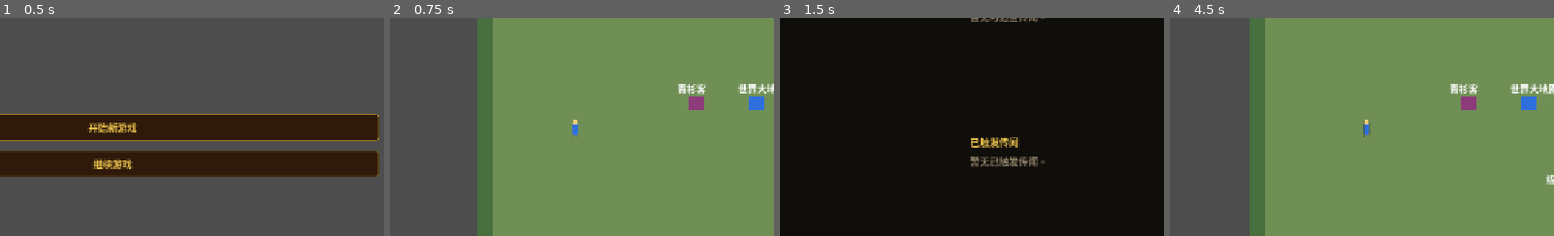
Above: before the commit, frames 1-4 (left to right).
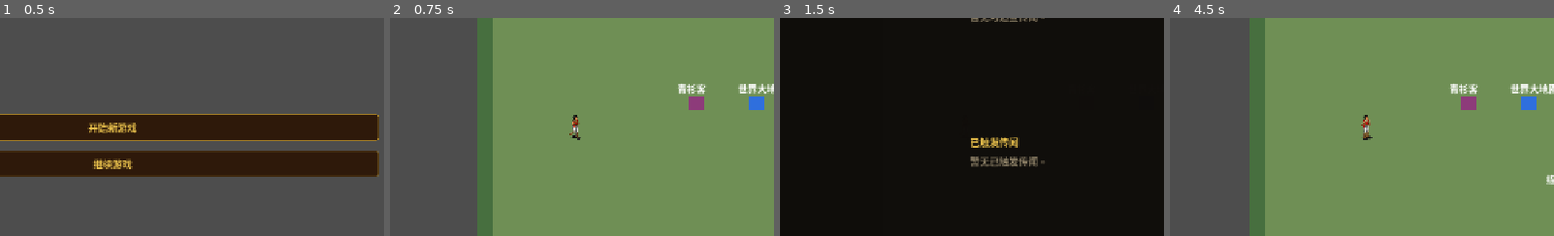
Above: after the commit, the same moments.

Repository: zhangyebo1991/liangyusheng-qunxiazhuan
Game: Godot game, scene res://scenes/boot.tscn
Two runs of this game, one before a commit and one after it. Both use one fixed random seed, a clock stepped at 60 frames per second and the inputs below.
Inputs (mouse positions are % of the whole screen's width and height, from its top left):
- Up to frame 1 (0.5 s): no input
- Up to frame 2 (0.75 s): click "开始新游戏" at 0.5 s
- Up to frame 3 (1.5 s): click "记事" at 1.25 s
- Up to frame 4 (4.5 s): click "技能树" at 2 s; click "心法" at 2.75 s; click "关闭" at 3.5 s; tap Enter (confirm) at 4.25 s; move the mouse to (73, 44) at 4.27 s; hold D (move_right) from 4.28 s (still down); hold Enter (confirm) from 4.28 s (still down); click (73, 44) at 4.42 s
The pictures show only the part of the screen within x 25-75%, y 25-75%; the shares and areas given below are measured in that part.

Frame 1 is identical in both runs. In frame 2, 0.2% of the frame differs, in the area x 46-50%, y 44-56%; in frame 3, less than 0.1%; in frame 4, 0.2%, in the area x 49-53%, y 44-56%.

Commit message:
feat: 接入主角四斜方向行走动画

Diff:
--- a/scripts/scenes/player_controller.gd
+++ b/scripts/scenes/player_controller.gd
@@ -4,12 +4,20 @@
 signal position_changed(position: Vector2)
 
 const SimpleSpriteFactory = preload("res://scripts/scenes/simple_sprite_factory.gd")
+const CharacterSpriteLoader = preload("res://scripts/scenes/character_sprite_loader.gd")
+
+const CHARACTER_ID := "hero_yun"
+const WALK_ACTION := "walk"
 
 @export var speed: float = 160.0
 
-var facing: String = "down"
+var facing: String = "down_right"
+var facing_horizontal: String = "right"
+var facing_vertical: String = "down"
+var cardinal_facing: String = "down"
 var current_interactable = null
 var sprite: AnimatedSprite2D
+var _uses_diagonal_character_frames := false
 
 # 自动寻路变量
 var target_path: Array[Vector2] = []
@@ -18,8 +26,16 @@
 
 func _ready() -> void:
 	sprite = AnimatedSprite2D.new()
-	sprite.sprite_frames = SimpleSpriteFactory.create_frames(Color("#2f6fdd"), Color("#f1d37b"))
-	sprite.animation = "idle_down"
+	var loaded_frames: SpriteFrames = CharacterSpriteLoader.create_walk_frames(CHARACTER_ID, WALK_ACTION)
+	if loaded_frames == null:
+		_uses_diagonal_character_frames = false
+		sprite.sprite_frames = SimpleSpriteFactory.create_frames(Color("#2f6fdd"), Color("#f1d37b"))
+		sprite.animation = "idle_down"
+	else:
+		_uses_diagonal_character_frames = true
+		sprite.sprite_frames = loaded_frames
+		sprite.animation = get_walk_animation_name()
+		sprite.frame = 0
 	add_child(sprite)
 
 	var shape = CollisionShape2D.new()
@@ -85,16 +101,57 @@
 func set_current_interactable(target) -> void:
 	current_interactable = target
 
+func get_facing_direction() -> String:
+	return "%s_%s" % [facing_vertical, facing_horizontal]
+
+func get_walk_animation_name() -> String:
+	return "%s_%s" % [WALK_ACTION, get_facing_direction()]
+
 func _update_facing(input_vector: Vector2) -> void:
 	if input_vector == Vector2.ZERO:
 		return
-	if absf(input_vector.x) > absf(input_vector.y):
-		facing = "right" if input_vector.x > 0.0 else "left"
-	else:
-		facing = "down" if input_vector.y > 0.0 else "up"
+
+	if input_vector.x > 0.0:
+		facing_horizontal = "right"
+	elif input_vector.x < 0.0:
+		facing_horizontal = "left"
+
+	if input_vector.y > 0.0:
+		facing_vertical = "down"
+	elif input_vector.y < 0.0:
+		facing_vertical = "up"
+
+	facing = get_facing_direction()
+	cardinal_facing = _resolve_cardinal_facing(input_vector)
 
 func _update_animation(input_vector: Vector2) -> void:
+	if sprite == null:
+		return
+
+	if _uses_diagonal_character_frames:
+		_update_diagonal_animation(input_vector)
+		return
+
 	var prefix = "idle" if input_vector == Vector2.ZERO else "walk"
-	var next_animation = "%s_%s" % [prefix, facing]
+	var next_animation = "%s_%s" % [prefix, cardinal_facing]
 	if sprite.animation != next_animation:
 		sprite.play(next_animation)
+
+func _update_diagonal_animation(input_vector: Vector2) -> void:
+	var next_animation := get_walk_animation_name()
+	if input_vector == Vector2.ZERO:
+		if sprite.animation != next_animation:
+			sprite.animation = next_animation
+		sprite.stop()
+		sprite.frame = 0
+		return
+
+	if sprite.animation != next_animation or not sprite.is_playing():
+		sprite.play(next_animation)
+
+func _resolve_cardinal_facing(input_vector: Vector2) -> String:
+	if absf(input_vector.x) > absf(input_vector.y):
+		return "right" if input_vector.x > 0.0 else "left"
+	return "down" if input_vector.y > 0.0 else "up"
+
+# TODO: 后续补齐 8 方向素材后，把当前四斜方向临时方案改成完整 8 方向朝向系统。
--- a/tests/run_tests.gd
+++ b/tests/run_tests.gd
@@ -72,6 +72,7 @@
 const TestGrowthManagerScript = preload("res://tests/test_growth_manager.gd")
 const TestGameStateGrowthScript = preload("res://tests/test_game_state_growth.gd")
 const TestCharacterSpriteLoaderScript = preload("res://tests/test_character_sprite_loader.gd")
+const TestPlayerDiagonalAnimationScript = preload("res://tests/test_player_diagonal_animation.gd")
 
 func _initialize() -> void:
 	# _initialize 阶段 root 尚未进入树；deferred 后执行可让依赖 SceneTree 的测试稳定运行。
@@ -151,6 +152,7 @@
 		TestGrowthManagerScript.new(),
 		TestGameStateGrowthScript.new(),
 		TestCharacterSpriteLoaderScript.new(),
+		TestPlayerDiagonalAnimationScript.new(),
 	]
 
 	for suite in suites:
--- /dev/null
+++ b/tests/test_player_diagonal_animation.gd
@@ -0,0 +1,72 @@
+extends RefCounted
+
+const PlayerControllerScript = preload("res://scripts/scenes/player_controller.gd")
+
+func run(assertions) -> void:
+	var methods := _collect_method_names(PlayerControllerScript)
+	for method_name in ["get_facing_direction", "get_walk_animation_name", "_update_facing", "_update_animation"]:
+		assertions.assert_true(methods.has(method_name), "PlayerController 应含方法 %s" % method_name)
+
+	if not methods.has("get_facing_direction") or not methods.has("get_walk_animation_name"):
+		return
+
+	_assert_direction_state(assertions)
+	_assert_diagonal_animation_stop(assertions)
+
+func _assert_direction_state(assertions) -> void:
+	var player = PlayerControllerScript.new()
+	assertions.assert_eq(player.get_facing_direction(), "down_right", "主角默认应面向右下")
+	assertions.assert_eq(player.get_walk_animation_name(), "walk_down_right", "默认行走动画应为右下")
+
+	player._update_facing(Vector2(0, -1))
+	assertions.assert_eq(player.get_facing_direction(), "up_right", "默认右下时按上应变为右上")
+	assertions.assert_eq(player.get_walk_animation_name(), "walk_up_right", "按上后行走动画应为右上")
+
+	player._update_facing(Vector2(-1, 0))
+	assertions.assert_eq(player.get_facing_direction(), "up_left", "右上后按左应变为左上")
+	assertions.assert_eq(player.get_walk_animation_name(), "walk_up_left", "按左后行走动画应为左上")
+
+	player._update_facing(Vector2(1, 1))
+	assertions.assert_eq(player.get_facing_direction(), "down_right", "输入右下应回到右下")
+	assertions.assert_eq(player.get_walk_animation_name(), "walk_down_right", "右下输入后行走动画应为右下")
+	player.free()
+
+func _assert_diagonal_animation_stop(assertions) -> void:
+	var player = PlayerControllerScript.new()
+	player.sprite = AnimatedSprite2D.new()
+	player.sprite.sprite_frames = _make_test_frames()
+	player._uses_diagonal_character_frames = true
+
+	player._update_facing(Vector2(0, -1))
+	player._update_animation(Vector2(0, -1))
+	assertions.assert_eq(player.sprite.animation, "walk_up_right", "移动时应播放当前斜方向动画")
+	assertions.assert_true(player.sprite.is_playing(), "移动时斜方向动画应播放")
+
+	player._update_animation(Vector2.ZERO)
+	assertions.assert_eq(player.sprite.animation, "walk_up_right", "静止时应保持当前斜方向动画")
+	assertions.assert_eq(player.sprite.frame, 0, "静止时应停在第 0 帧")
+	assertions.assert_false(player.sprite.is_playing(), "静止时斜方向动画应停止")
+	player.sprite.free()
+	player.free()
+
+func _make_test_frames() -> SpriteFrames:
+	var frames := SpriteFrames.new()
+	var texture := _make_texture()
+	for direction in ["down_right", "up_right", "up_left", "down_left"]:
+		var animation := "walk_%s" % direction
+		frames.add_animation(animation)
+		frames.set_animation_loop(animation, true)
+		for _i in range(7):
+			frames.add_frame(animation, texture)
+	return frames
+
+func _make_texture() -> Texture2D:
+	var image := Image.create(1, 1, false, Image.FORMAT_RGBA8)
+	image.fill(Color.WHITE)
+	return ImageTexture.create_from_image(image)
+
+func _collect_method_names(script: Script) -> Array[String]:
+	var names: Array[String] = []
+	for method in script.get_script_method_list():
+		names.append(str(method.get("name", "")))
+	return names
